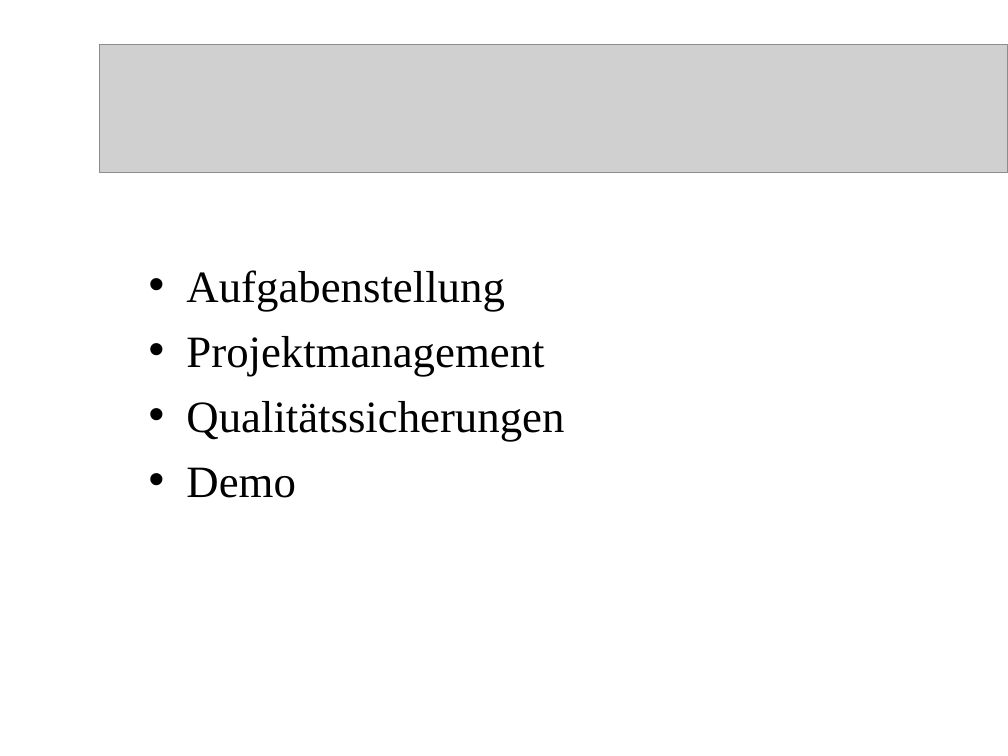
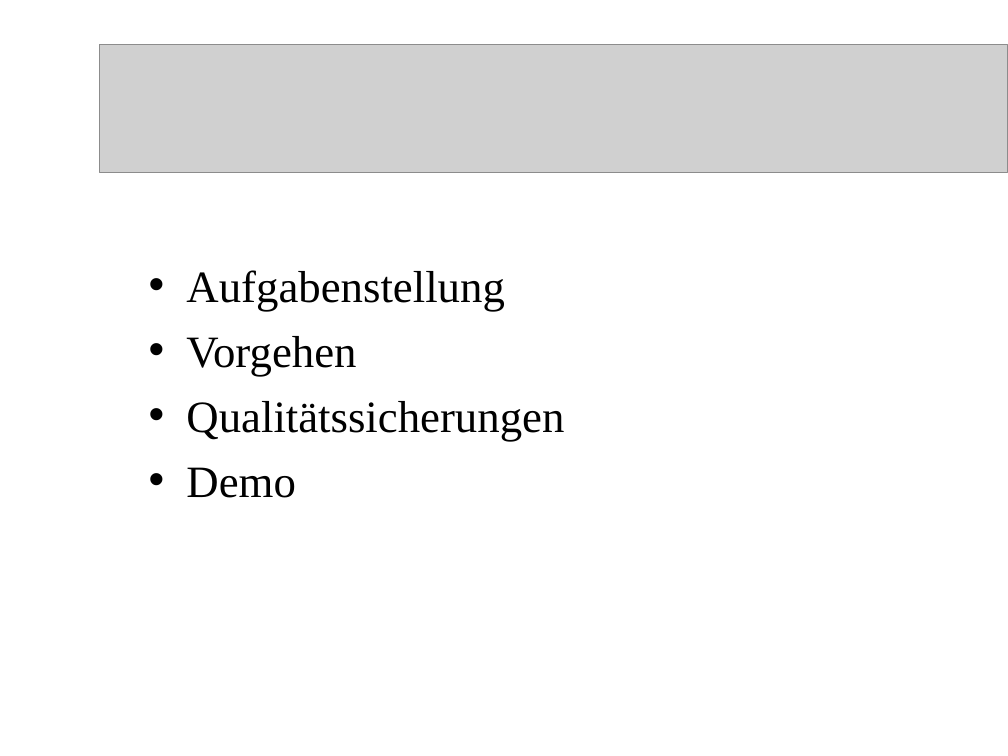
Before and after one commit to timhoelsken/easygoingcalculatorwithoutnumbers, a slide deck: slide 2 of Calculator/misc/documents/Praesentation.ppt. Drawn at 1008x756 pixels with LibreOffice and Linux fonts; fonts in the diff are those of the drawing; grey boxes stand for pictures; background and template pictures are left out. Boxes give left, top, right and bottom in pixels: in the first picture for what was removed or moved away, otherwise in the second. Text is boxed around its words. In the diff, an @@ line names an element or a change of style, - is before the commit and + after.

Commit message:
% presentation

```diff
--- a/Calculator/misc/documents/Praesentation.ppt
+++ b/Calculator/misc/documents/Praesentation.ppt
@@ text at [186,336,356,376]: text changed @@
-• Projektmanagement
+• Vorgehen
```
Also in this commit, not shown: 1 other slide changed, 6 slides added, 2 slides removed, 1 other file.
